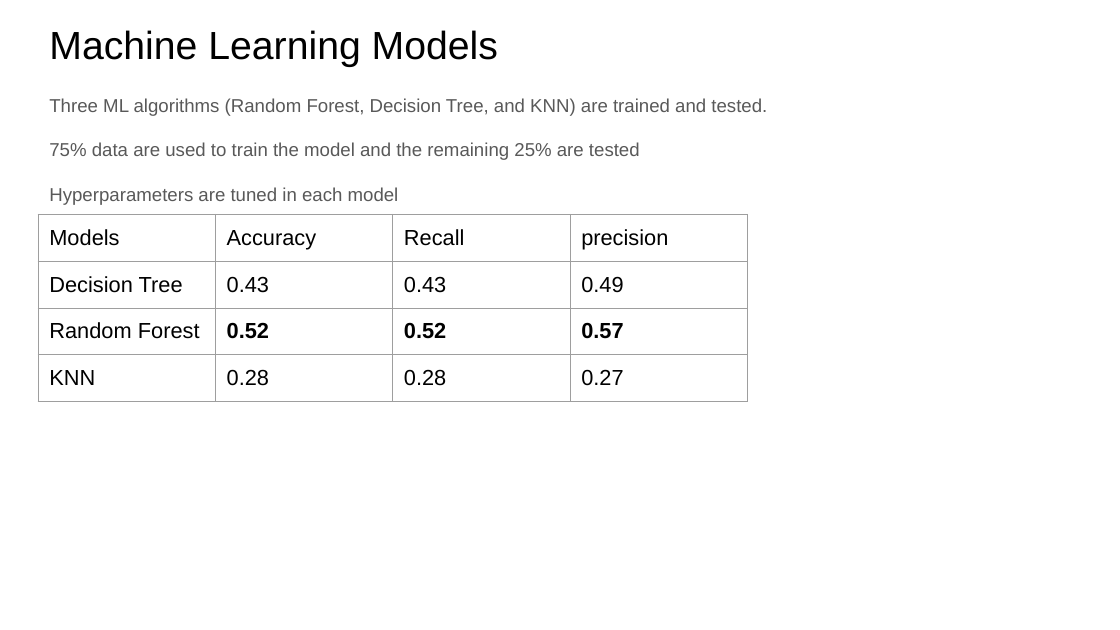
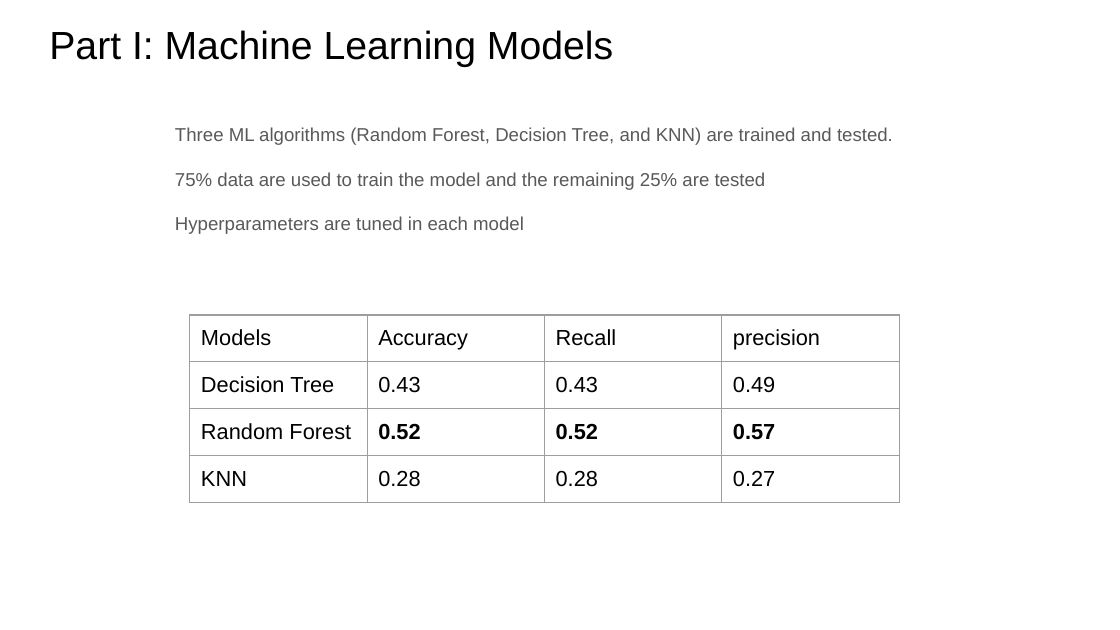
Before and after one commit to abishek269/Protein-Super-family-Classification-, a slide deck: slide 8 of Final_report_presentation.pptx (slide 7 before the commit). Drawn at 1120x630 pixels with LibreOffice and Linux fonts; fonts in the diff are those of the drawing. Boxes give left, top, right and bottom in pixels: in the first picture for what was removed or moved away, otherwise in the second. Text is boxed around its words. In the diff, an @@ line names an element or a change of style, - is before the commit and + after.

```diff
--- a/Final_report_presentation.pptx
+++ b/Final_report_presentation.pptx
@@ title at <box>49,30,613,67</box>: text changed @@
-Machine Learning Models
+Part I: Machine Learning Models
@@ text "Three ML algorithms (Random Forest, ...": place and size @@
-text "Three ML algorithms (Random Forest, ..." at <box>49,98,767,205</box>
+text "Three ML algorithms (Random Forest, ..." at <box>175,127,893,234</box>
@@ table: place and size @@
-table at <box>38,214,746,408</box>
+table at <box>190,315,898,508</box>
```
Also in this commit, not shown: 7 other slides changed, 4 slides added, 1 slide removed.
